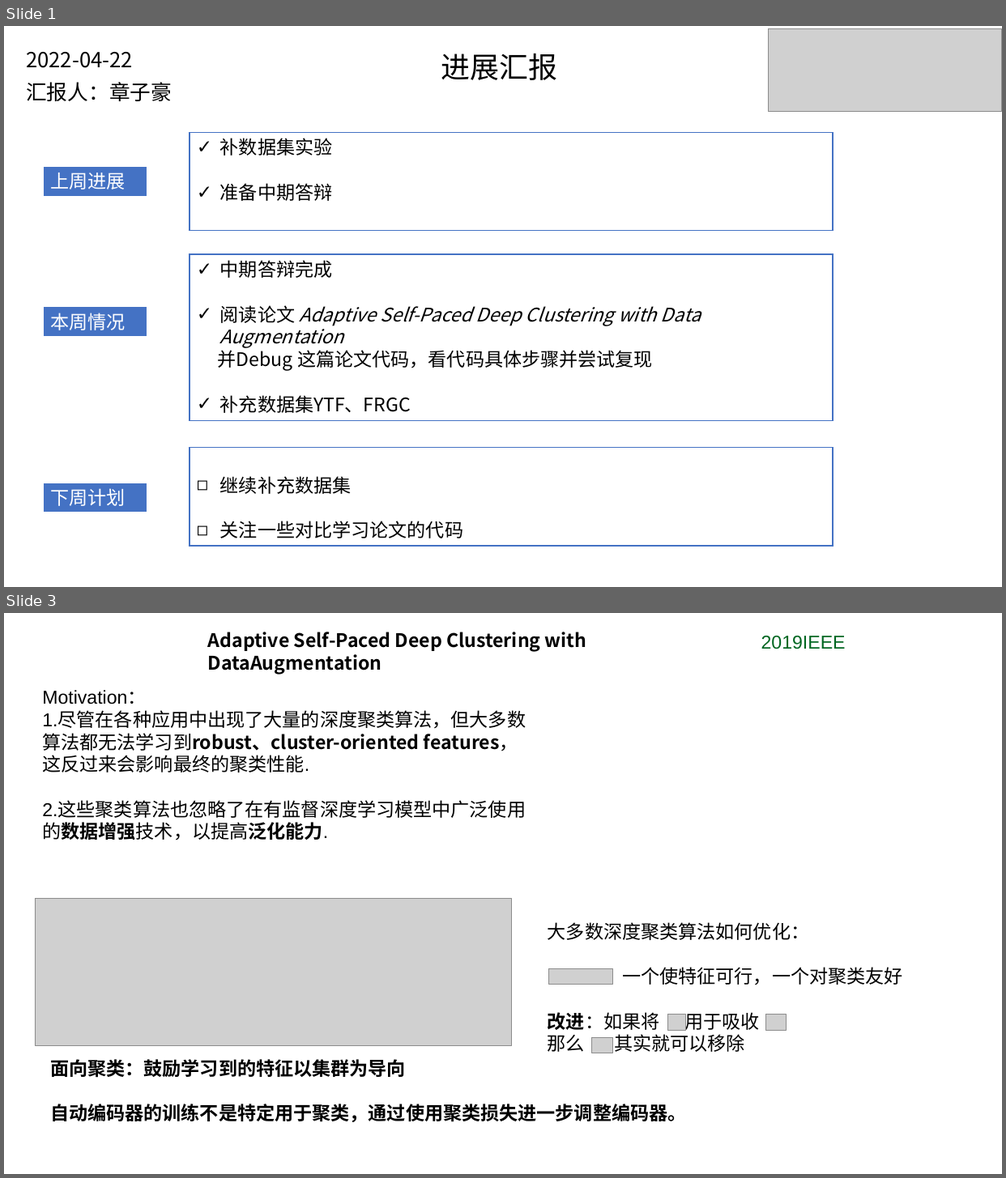
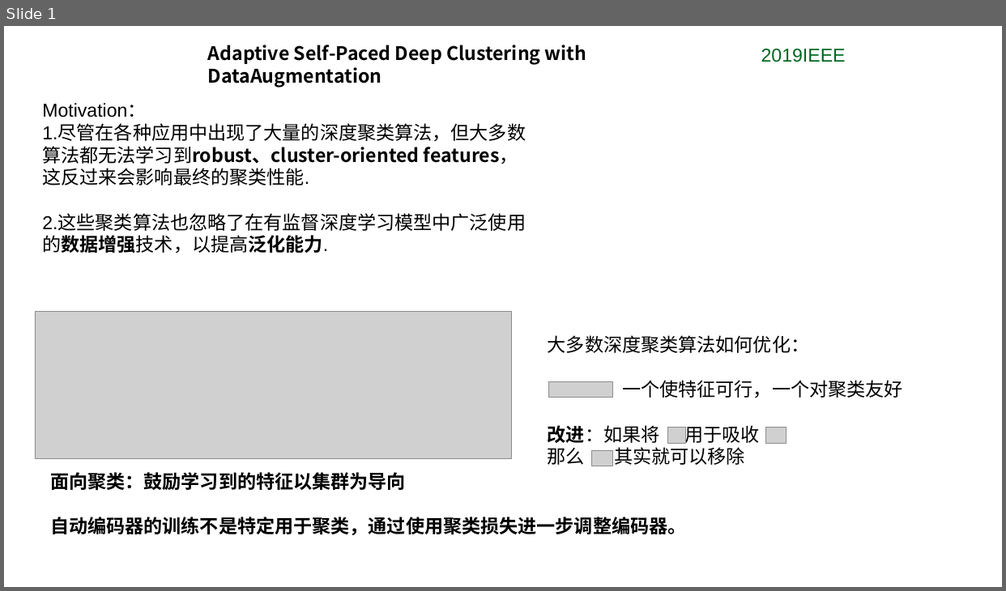
Before and after one commit to Dennisasdzz/group_meetings, a slide deck: 自步学习/自步学习-ASPC-DA.pptx. Shown one above the other, each under a label of ours: slides 1 and 3 before the commit, slide 1 after it; the slides between them are not shown. The pictures are 1006x1178 and 1006x591 pixels, drawn with LibreOffice and Linux fonts; fonts in the diff are those of the drawing; grey boxes stand for pictures. Boxes give left, top, right and bottom in pixels: in the first picture for what was removed or moved away, otherwise in the second. Text is boxed around its words. In the diff, an @@ line names an element or a change of style, - is before the commit and + after.

```diff
--- a/自步学习/自步学习-ASPC-DA.pptx
+++ b/自步学习/自步学习-ASPC-DA.pptx
@@ slide 1 removed at <box>4,26,1002,587</box>, background #FFFFFF @@
@@ picture removed at <box>769,29,1002,111</box> @@
@@ text removed at <box>26,52,133,68</box> @@
-2022-04-22
@@ text removed at <box>441,53,557,80</box> @@
-进展汇报
@@ text removed at <box>26,82,172,101</box> @@
-汇报人：章子豪
@@ rectangle removed at <box>189,132,833,230</box> @@
-✓ 补数据集实验
-✓ 准备中期答辩
@@ rectangle removed at <box>43,167,147,197</box> @@
-上周进展
@@ rectangle removed at <box>189,254,833,420</box> @@
-✓ 中期答辩完成
-✓ 阅读论文 Adaptive Self-Paced Deep Clustering with Data Augmentation
-并Debug 这篇论文代码，看代码具体步骤并尝试复现
-✓ 补充数据集YTF、FRGC
@@ rectangle removed at <box>43,307,147,337</box> @@
-本周情况
@@ rectangle removed at <box>189,448,833,546</box> @@
-◻ 继续补充数据集
-◻ 关注一些对比学习论文的代码
@@ rectangle removed at <box>43,483,147,513</box> @@
-下周计划
@@ what was slide 3 is now slide 1 @@
```
Also in this commit, not shown: 1 other slide removed, 30 other files.
